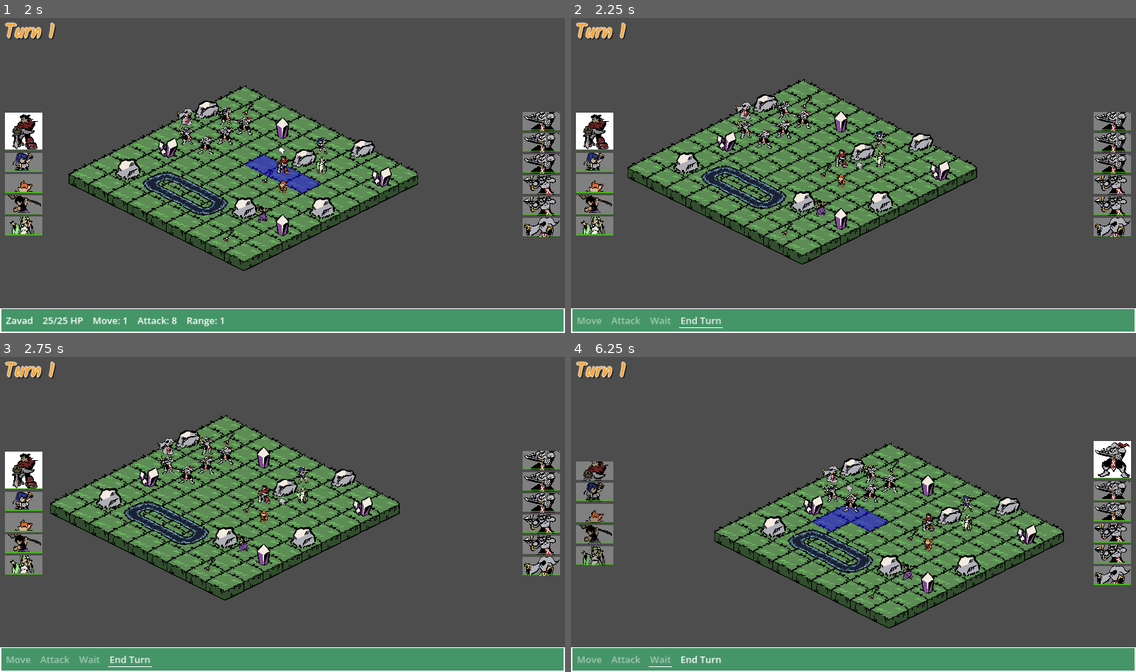
Above: before the commit, frames 1-4 (two rows, left to right).
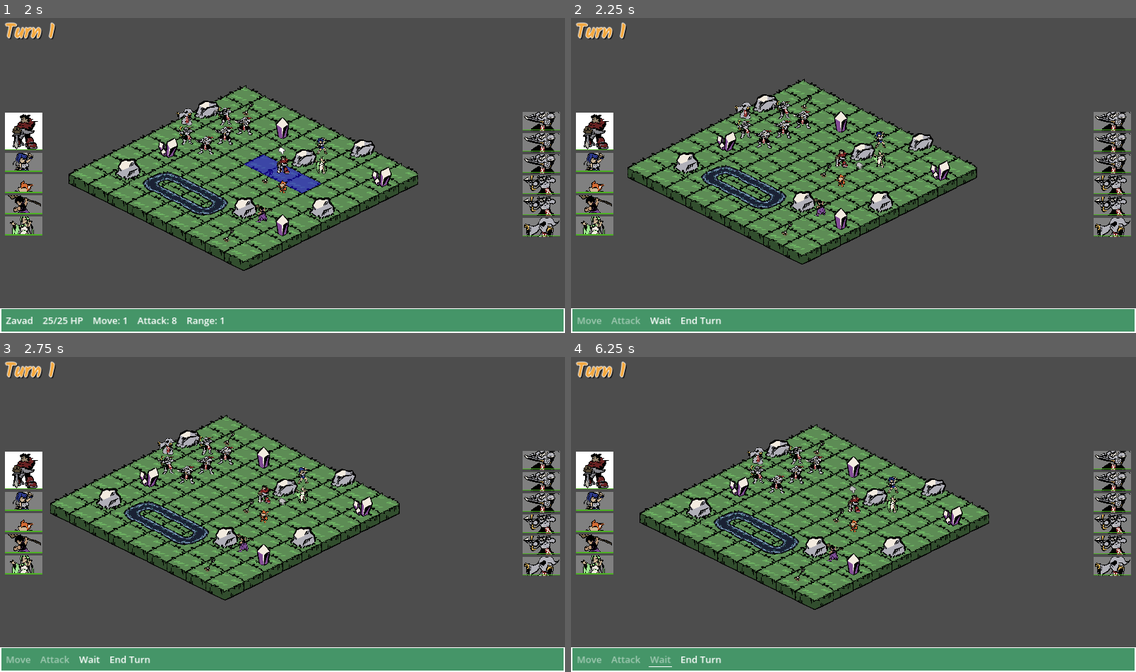
Above: after the commit, the same moments.

Repository: CreatedBySeb/godot-test
Game: Godot game, scene res://scenes/game.tscn
The game is run twice, just before and just after one commit, with the same random seed, the same clock (stepped at 60 frames per second) and the same inputs.
Inputs (mouse positions are in pixels of both pictures, inside the frame that each line leads up to):
- Up to frame 1 (2 s): tap Enter (select) at 0.5, 0.6 s; move the mouse to (406, 159) at 0.52 s; hold Right (cursor_right) 0.53-1.25 s; click "Wait" at 1.25 s
- Up to frame 2 (2.25 s): tap Space at 2 s; move the mouse to (740, 191) at 2.02 s; hold Down (cursor_down) from 2.03 s (still down); tap Enter (select) at 2.1 s
- Up to frame 3 (2.75 s): keep holding Down (cursor_down)
- Up to frame 4 (6.25 s): move the mouse to (910, 442) at 2.77 s; release Down (cursor_down) at 2.78 s; hold Right (cursor_right) 2.78-3.53 s; tap E (select_next_unit) at 2.85 s; tap Enter (select) at 3.05, 3.8, 4.55, 5.3, 5.85 s; move the mouse to (825, 577) at 3.52 s; hold Up (cursor_up) 3.53-4.28 s; tap Q (select_prev_unit) at 3.6 s; move the mouse to (1023, 561) at 4.27 s; hold Left (cursor_left) 4.28-5.78 s; tap Mouse wheel up (zoom_in) at 4.35 s; tap Escape (cancel) at 4.9 s; move the mouse to (684, 464) at 5.02 s; tap Mouse wheel down (zoom_out) at 5.1 s; move the mouse to (881, 514) at 5.77 s; hold Down (cursor_down) from 5.78 s (still down)

Frame 1 is identical in both runs. In frame 2, less than 0.1% of the frame differs, in the area x 14-27%, y 94-99%; in frame 3, less than 0.1%; in frame 4, 27%, in the area x 0-100%, y 21-87%.
Error after the commit: Invalid access to property or key 'unit_class' on a base object of type 'Nil'. (res://scripts/HUD.gd:116)

Commit message:
Add healing for cleric

Diff:
--- a/classes/bard.tres
+++ b/classes/bard.tres
@@ -7,6 +7,7 @@
 script = ExtResource("1_f5hu0")
 base_attack = 4
 base_attack_range = 1
+can_heal = false
 max_health = 10
 move_range = 3
 name = "Kit"
--- a/classes/cleric.tres
+++ b/classes/cleric.tres
@@ -7,7 +7,8 @@
 script = ExtResource("1_wipnc")
 base_attack = 4
 base_attack_range = 2
+can_heal = true
 max_health = 15
-move_range = 3
+move_range = 2
 name = "Aliyah"
 sprite = ExtResource("2_4bjtg")
--- a/classes/imperial_guard.tres
+++ b/classes/imperial_guard.tres
@@ -7,6 +7,7 @@
 script = ExtResource("1_qwx8n")
 base_attack = 8
 base_attack_range = 1
+can_heal = false
 max_health = 15
 move_range = 1
 name = "Imperial Guard"
--- a/classes/imperial_mage.tres
+++ b/classes/imperial_mage.tres
@@ -7,6 +7,7 @@
 script = ExtResource("1_qs1v4")
 base_attack = 8
 base_attack_range = 2
+can_heal = false
 max_health = 5
 move_range = 2
 name = "Imperial Mage"
--- a/classes/imperial_marksman.tres
+++ b/classes/imperial_marksman.tres
@@ -7,6 +7,7 @@
 script = ExtResource("1_fommw")
 base_attack = 4
 base_attack_range = 2
+can_heal = false
 max_health = 10
 move_range = 2
 name = "Imperial Marksman"
--- a/classes/rogue.tres
+++ b/classes/rogue.tres
@@ -7,6 +7,7 @@
 script = ExtResource("1_7j363")
 base_attack = 6
 base_attack_range = 2
+can_heal = false
 max_health = 20
 move_range = 2
 name = "Sofia"
--- a/classes/sorcerer.tres
+++ b/classes/sorcerer.tres
@@ -7,6 +7,7 @@
 script = ExtResource("1_2skfy")
 base_attack = 10
 base_attack_range = 3
+can_heal = false
 max_health = 15
 move_range = 4
 name = "Kaleem"
--- a/classes/warrior.tres
+++ b/classes/warrior.tres
@@ -7,6 +7,7 @@
 script = ExtResource("1_w38wi")
 base_attack = 8
 base_attack_range = 1
+can_heal = false
 max_health = 25
 move_range = 1
 name = "Zavad"
--- a/scripts/ActionOverlay.gd
+++ b/scripts/ActionOverlay.gd
@@ -4,6 +4,7 @@
 const OVERLAY_LAYER = 0
 const OVERLAY_SOURCE = 0
 const TILE_ATTACK = Vector2(2, 0)
+const TILE_HEAL = Vector2(1, 0)
 const TILE_MOVE = Vector2(0, 0)
 
 @onready var game: GameManager = %GameManager
@@ -19,7 +20,8 @@
 
 func display_actions(unit: Unit, is_player: bool):
 	clear()
+	var healing = unit.unit_class.can_heal
 
-	var valid_targets = game.get_valid_targets(unit.location, unit.unit_class.base_attack_range, is_player)
+	var valid_targets = game.get_valid_targets(unit.location, unit.unit_class.base_attack_range, not is_player if healing else is_player)
 	for target in valid_targets:
-		set_cell(OVERLAY_LAYER, target.location, OVERLAY_SOURCE, TILE_ATTACK)
+		set_cell(OVERLAY_LAYER, target.location, OVERLAY_SOURCE, TILE_HEAL if healing else TILE_ATTACK)
--- a/scripts/GameManager.gd
+++ b/scripts/GameManager.gd
@@ -224,7 +224,12 @@
 		return false
 
 	unit.move_to_tile(tile)
-	action_overlay.display_actions(unit, unit in player_units)
+
+	if not unit.acted:
+		action_overlay.display_actions(unit, unit in player_units)
+	else:
+		action_overlay.clear()
+
 	return true
 
 
@@ -278,7 +283,31 @@
 	if dead:
 		enemy_units.erase(defender)
 		defender.queue_free()
-		hud.update_hud()
-
-	action_overlay.clear()
+
+	hud.update_hud()
+
+	if not attacker.moved:
+		action_overlay.display_moves(attacker)
+	else:
+		action_overlay.clear()
+
 	return true
+
+
+func perform_heal(healer: Unit, target: Unit) -> void:
+	if healer.acted:
+		return
+
+	var valid_targets = get_valid_targets(healer.location, healer.unit_class.base_attack_range, healer not in player_units)
+	if target not in valid_targets:
+		return
+
+	var amount = healer.attack()
+	await target.heal(amount)
+
+	hud.update_hud()
+
+	if not healer.moved:
+		action_overlay.display_moves(healer)
+	else:
+		action_overlay.clear()
--- a/scripts/HUD.gd
+++ b/scripts/HUD.gd
@@ -56,7 +56,11 @@
 
 			game.camera.target = selected_unit
 			cursor.target = selected_unit
-			game.perform_attack(selected_unit, target)
+
+			if selected_unit.unit_class.can_heal:
+				game.perform_heal(selected_unit, target)
+			else:
+				game.perform_attack(selected_unit, target)
 
 		close_menus()
 		game.should_turn_end()
@@ -69,8 +73,12 @@
 	unit_name.text = selected_unit.unit_class.name
 	unit_health.text = str(selected_unit.health) + "/" + str(selected_unit.unit_class.max_health) + " HP"
 	unit_move_range.text = "Move: " + str(selected_unit.unit_class.move_range)
-	unit_attack.text = "Attack: " + str(selected_unit.unit_class.base_attack)
 	unit_attack_range.text = "Range: " + str(selected_unit.unit_class.base_attack_range)
+
+	if selected_unit.unit_class.can_heal:
+		unit_attack.text = "Heal: " + str(selected_unit.unit_class.base_attack)
+	else:
+		unit_attack.text = "Attack: " + str(selected_unit.unit_class.base_attack)
 
 	for child in player_previews.get_children() + enemy_previews.get_children():
 		child.queue_free()
@@ -105,6 +113,7 @@
 
 	button_move.disabled = not unit or unit.moved
 	button_attack.disabled = not unit or unit.acted or not unit.can_act
+	button_attack.text = "Heal" if unit.unit_class.can_heal else "Attack"
 	button_wait.disabled = not unit or unit.acted
 
 	if not unit:
--- a/scripts/Unit.gd
+++ b/scripts/Unit.gd
@@ -31,7 +31,8 @@
 		if not game:
 			return false
 
-		var targets = game.get_valid_targets(location, unit_class.base_attack_range, self in game.player_units)
+		var is_player = self in game.player_units
+		var targets = game.get_valid_targets(location, unit_class.base_attack_range, not is_player if unit_class.can_heal else is_player)
 		return len(targets) > 0
 
 
@@ -96,6 +97,17 @@
 	return health <= 0
 
 
+func heal(amount: int):
+	var old_health = health
+	health = clamp(health + amount, 0, unit_class.max_health)
+
+	var damage_number = DamageNumber.instantiate()
+	damage_number.healing = true
+	damage_number.text = str(health - old_health)
+	damage_number.position = position + Vector2(-42, -96)
+	get_parent().add_child(damage_number)
+
+
 func set_flip(direction: Vector2):
 	if direction.x != -direction.y:
 		sprite.flip_h = direction.x > 0 or direction.y > 0
--- a/scripts/UnitClass.gd
+++ b/scripts/UnitClass.gd
@@ -3,6 +3,7 @@
 
 @export var base_attack: int
 @export var base_attack_range: int
+@export var can_heal: bool
 @export var max_health: int
 @export var move_range: int
 @export var name: String
